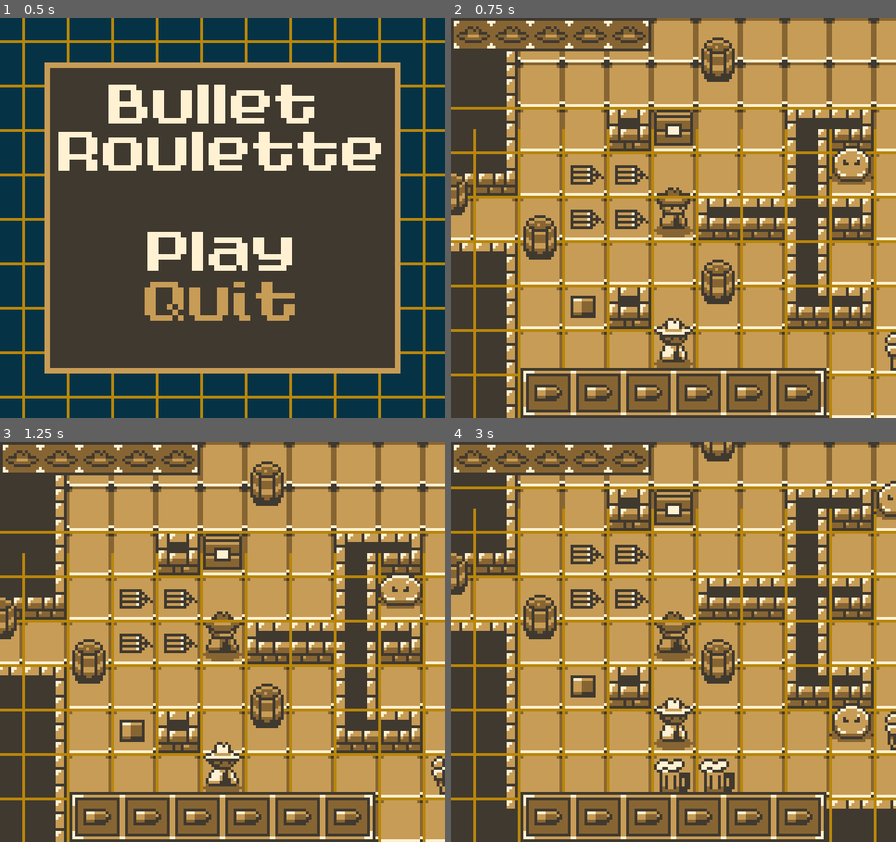
Above: before the commit, frames 1-4 (two rows, left to right).
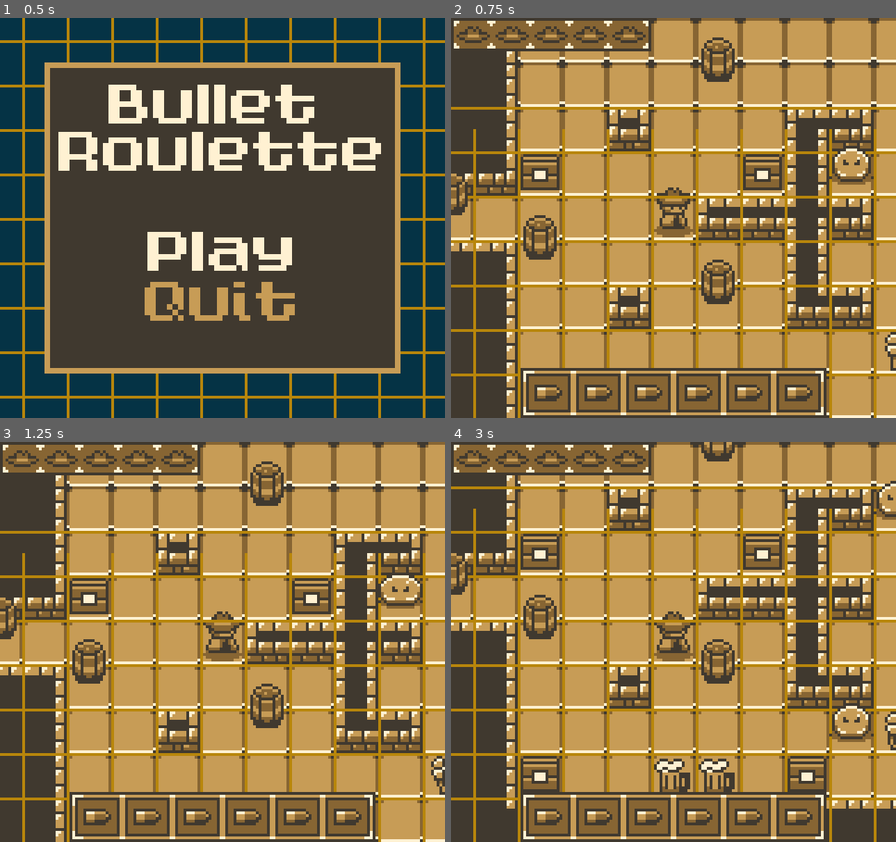
Above: after the commit, the same moments.

Repository: ThGnommy/gb-jam-13
Game: Godot game, scene res://scenes/UI/main_menu.tscn
Two runs of this game, one before a commit and one after it. Both use one fixed random seed, a clock stepped at 60 frames per second and the inputs below.
Inputs:
- Up to frame 1 (0.5 s): no input
- Up to frame 2 (0.75 s): click "Play" at 0.5 s
- Up to frame 3 (1.25 s): no input
- Up to frame 4 (3 s): hold Right (right) 1.28-2.03 s; hold X (move) 1.28-2.03 s; hold Down (down) 2.03-2.78 s; tap Z (fire) at 2.1 s; tap X (move) at 2.3 s; hold Right (right) from 2.78 s (still down); hold X (move) from 2.78 s (still down)

Frame 1 is identical in both runs. In frame 2, 3.7% of the frame differs, in the area x 15-75%, y 22-88%; in frame 3, 3.7%; in frame 4, 5.1%, in the area x 15-85%, y 11-88%.

Commit message:
Changed map + restore old cowboy + endless pickup spawn from chests

Diff:
--- a/scenes/levels/FabioTest.tscn
+++ b/scenes/levels/FabioTest.tscn
@@ -11,8 +11,6 @@
 [ext_resource type="Texture2D" uid="uid://bkbqm608d7a5f" path="res://assets/sprites/Environment/TileSet.png" id="8_jtsux"]
 [ext_resource type="Script" uid="uid://dwcde8tcd6suj" path="res://scenes/scripts/debug_turn_ui.gd" id="9_55r75"]
 [ext_resource type="PackedScene" uid="uid://d1s0l4yeb3yqe" path="res://scenes/UI/bullet_belt.tscn" id="11_7gwfg"]
-[ext_resource type="PackedScene" uid="uid://eiaj63fvnny5" path="res://scenes/objects/pickups/dynamite-pickup.tscn" id="12_tr5mw"]
-[ext_resource type="PackedScene" uid="uid://t8pwpswdo6ef" path="res://scenes/objects/pickups/shotgun-pickup.tscn" id="13_cssd7"]
 [ext_resource type="PackedScene" uid="uid://cq4v1p1n4sxwi" path="res://scenes/objects/pickups/Beer-pickup.tscn" id="14_oumif"]
 [ext_resource type="PackedScene" uid="uid://c7sxae77oiyev" path="res://scenes/objects/pickups/lucky-pickup.tscn" id="15_fsg2e"]
 [ext_resource type="PackedScene" uid="uid://c6echt6whwfxt" path="res://scenes/objects/chest.tscn" id="16_cssd7"]
@@ -389,6 +387,18 @@
 [node name="Barrel4" parent="Objects" instance=ExtResource("4_wpknc")]
 position = Vector2(32, -64)
 
+[node name="Chest" parent="Objects" instance=ExtResource("16_cssd7")]
+position = Vector2(64, 56)
+
+[node name="Chest2" parent="Objects" instance=ExtResource("16_cssd7")]
+position = Vector2(48, -24)
+
+[node name="Chest3" parent="Objects" instance=ExtResource("16_cssd7")]
+position = Vector2(-32, 56)
+
+[node name="Chest4" parent="Objects" instance=ExtResource("16_cssd7")]
+position = Vector2(-32, -24)
+
 [node name="Control" type="Control" parent="."]
 visible = false
 layout_mode = 3
@@ -465,21 +475,6 @@
 [node name="HealthUI" parent="CanvasLayer" node_paths=PackedStringArray("player") instance=ExtResource("2_trxt2")]
 player = NodePath("../../Player")
 
-[node name="Dynamite-Pickup" parent="." instance=ExtResource("12_tr5mw")]
-position = Vector2(256, 32)
-
-[node name="Dynamite-Pickup2" parent="." instance=ExtResource("12_tr5mw")]
-position = Vector2(272, 32)
-
-[node name="Dynamite-Pickup3" parent="." instance=ExtResource("12_tr5mw")]
-position = Vector2(256, 16)
-
-[node name="Dynamite-Pickup4" parent="." instance=ExtResource("12_tr5mw")]
-position = Vector2(272, 16)
-
-[node name="Shotgun-pickup" parent="." instance=ExtResource("13_cssd7")]
-position = Vector2(256, 64)
-
 [node name="Shotgun-pickup3" parent="." instance=ExtResource("14_oumif")]
 position = Vector2(608, 224)
 
@@ -498,10 +493,7 @@
 [node name="Shotgun-pickup6" parent="." instance=ExtResource("14_oumif")]
 position = Vector2(304, 112)
 
-[node name="Chest" parent="." instance=ExtResource("16_cssd7")]
-position = Vector2(288, 0)
-
 [node name="Cowboy" parent="." instance=ExtResource("17_oumif")]
-position = Vector2(288, 80)
+position = Vector2(400, 32)
 
 [connection signal="belt_changed" from="Player" to="CanvasLayer/BulletBelt" method="_on_player_belt_changed"]
--- a/scenes/levels/FabioTest2.tscn
+++ b/scenes/levels/FabioTest2.tscn
@@ -415,6 +415,7 @@
 
 [node name="Cowboy" parent="Level/Enemies" instance=ExtResource("7_if0w5")]
 position = Vector2(384, 48)
+animation_speed = 1.0
 
 [node name="Objects" type="Node2D" parent="Level"]
 position = Vector2(368, 224)
--- a/scenes/objects/cowboy.tscn
+++ b/scenes/objects/cowboy.tscn
@@ -1,7 +1,7 @@
 [gd_scene load_steps=14 format=3 uid="uid://cf7nmojtvmslc"]
 
 [ext_resource type="Texture2D" uid="uid://cbcup720qa3wd" path="res://assets/sprites/Enemies/Cowboy-Sheet.png" id="1_awf0c"]
-[ext_resource type="Script" uid="uid://bg5qylqhv2cdy" path="res://scenes/scripts/mortar.gd" id="1_fjs6v"]
+[ext_resource type="Script" uid="uid://dwnv72mh1hp0s" path="res://scenes/scripts/cowboy.gd" id="1_fjs6v"]
 [ext_resource type="PackedScene" uid="uid://cyd3qfm83ijsf" path="res://HealthComponent.tscn" id="3_8s8x2"]
 [ext_resource type="Shader" path="res://shaders/2d_shadow.gdshader" id="3_fjs6v"]
 [ext_resource type="Texture2D" uid="uid://c377mmmtxjhuc" path="res://assets/sprites/Palette/BrownPalette.png" id="4_5j0ne"]
@@ -54,7 +54,6 @@
 collision_layer = 2
 collision_mask = 3
 script = ExtResource("1_fjs6v")
-animation_speed = null
 
 [node name="CollisionShape2D" type="CollisionShape2D" parent="."]
 shape = SubResource("RectangleShape2D_8s8x2")
--- /dev/null
+++ b/scenes/objects/mortar.tscn
@@ -0,0 +1,97 @@
+[gd_scene load_steps=12 format=3 uid="uid://bn7cnddwruav2"]
+
+[ext_resource type="Script" uid="uid://bg5qylqhv2cdy" path="res://scenes/scripts/mortar.gd" id="1_u5dyp"]
+[ext_resource type="PackedScene" uid="uid://cyd3qfm83ijsf" path="res://HealthComponent.tscn" id="2_38qr1"]
+[ext_resource type="Texture2D" uid="uid://d4gvrpwmiibup" path="res://assets/sprites/Enemies/Cannon-Sheet.png" id="3_aeg4x"]
+
+[sub_resource type="RectangleShape2D" id="RectangleShape2D_2147m"]
+size = Vector2(16, 16)
+
+[sub_resource type="AtlasTexture" id="AtlasTexture_f3iqu"]
+atlas = ExtResource("3_aeg4x")
+region = Rect2(0, 0, 16, 24)
+
+[sub_resource type="AtlasTexture" id="AtlasTexture_38qr1"]
+atlas = ExtResource("3_aeg4x")
+region = Rect2(0, 24, 16, 24)
+
+[sub_resource type="AtlasTexture" id="AtlasTexture_g85g4"]
+atlas = ExtResource("3_aeg4x")
+region = Rect2(16, 24, 16, 24)
+
+[sub_resource type="AtlasTexture" id="AtlasTexture_ukank"]
+atlas = ExtResource("3_aeg4x")
+region = Rect2(32, 24, 16, 24)
+
+[sub_resource type="AtlasTexture" id="AtlasTexture_dxg1g"]
+atlas = ExtResource("3_aeg4x")
+region = Rect2(48, 24, 16, 24)
+
+[sub_resource type="AtlasTexture" id="AtlasTexture_jbv28"]
+atlas = ExtResource("3_aeg4x")
+region = Rect2(64, 24, 16, 24)
+
+[sub_resource type="SpriteFrames" id="SpriteFrames_q574h"]
+animations = [{
+"frames": [{
+"duration": 1.0,
+"texture": SubResource("AtlasTexture_f3iqu")
+}],
+"loop": true,
+"name": &"idle",
+"speed": 5.0
+}, {
+"frames": [{
+"duration": 1.0,
+"texture": SubResource("AtlasTexture_38qr1")
+}, {
+"duration": 1.0,
+"texture": SubResource("AtlasTexture_g85g4")
+}],
+"loop": false,
+"name": &"loading",
+"speed": 5.0
+}, {
+"frames": [{
+"duration": 1.0,
+"texture": SubResource("AtlasTexture_ukank")
+}, {
+"duration": 1.0,
+"texture": SubResource("AtlasTexture_dxg1g")
+}, {
+"duration": 1.0,
+"texture": SubResource("AtlasTexture_jbv28")
+}],
+"loop": false,
+"name": &"shooting",
+"speed": 5.0
+}]
+
+[node name="Mortar" type="Area2D"]
+collision_layer = 2
+collision_mask = 3
+script = ExtResource("1_u5dyp")
+metadata/_edit_group_ = true
+
+[node name="CollisionShape2D" type="CollisionShape2D" parent="."]
+shape = SubResource("RectangleShape2D_2147m")
+metadata/_edit_group_ = true
+
+[node name="RayCast2D" type="RayCast2D" parent="."]
+target_position = Vector2(0, 12)
+collision_mask = 3
+collide_with_areas = true
+metadata/_edit_group_ = true
+
+[node name="HealthComponent" parent="." instance=ExtResource("2_38qr1")]
+currentHealth = 2
+maxHealth = 2
+
+[node name="AnimatedSprite2D" type="AnimatedSprite2D" parent="."]
+position = Vector2(0, -4)
+sprite_frames = SubResource("SpriteFrames_q574h")
+animation = &"idle"
+autoplay = "idle"
+metadata/_edit_group_ = true
+
+[connection signal="animation_finished" from="AnimatedSprite2D" to="." method="_on_animated_sprite_2d_animation_finished"]
--- a/scenes/objects/pickups/Beer-pickup.tscn
+++ b/scenes/objects/pickups/Beer-pickup.tscn
@@ -27,7 +27,7 @@
 
 [node name="AnimatedSprite2D" type="AnimatedSprite2D" parent="."]
 sprite_frames = SubResource("SpriteFrames_wvi6x")
-frame_progress = 0.3286557
+frame_progress = 0.328656
 
 [node name="Area2D" type="Area2D" parent="."]
 collision_layer = 2
--- a/scenes/scripts/chest.gd
+++ b/scenes/scripts/chest.gd
@@ -13,9 +13,6 @@
 	# Spawn random projectile pickup if not already spawned
 	var pickup_type = BulletFactory.not_spawned_pickups[randi() % BulletFactory.not_spawned_pickups.size()]
 	var pickup = BulletFactory.create_bullet_pickup(pickup_type)
-
-	# Remove from not spawned pickups
-	BulletFactory.not_spawned_pickups.erase(pickup_type)
 	pickup.global_position = global_position
 
 	# Add it to the scene
--- a/scenes/scripts/mortar.gd
+++ b/scenes/scripts/mortar.gd
@@ -36,6 +36,9 @@
 			BulletFactory.shoot_bullet_at_range("Mortar", position, direction, target_range, self)
 			$ShootAudioStream.play()
 			destroy_target_marker()
+			$AnimatedSprite2D.animation = "shooting"
+			await $AnimatedSprite2D.animation_finished
+			$AnimatedSprite2D.animation = "idle"
 		else:
 			print("No target marker to shoot at!")
 			# Still pass the turn if there's no target marker
@@ -66,7 +69,7 @@
 
 	# Add the target sprite to the main scene tree
 	get_tree().get_root().add_child(target_marker_animation)
-
+	$AnimatedSprite2D.animation = "loading"
 func _pass_turn():
 	TurnManager.remove_entity_from_current_turn(self)
 	TurnManager.try_update_to_next_turn()
Not shown: 1 places in scenes/levels/FabioTest.tscn that only renumber resources
Not shown: 1 places in scenes/objects/pickups/Beer-pickup.tscn that only renumber resources
